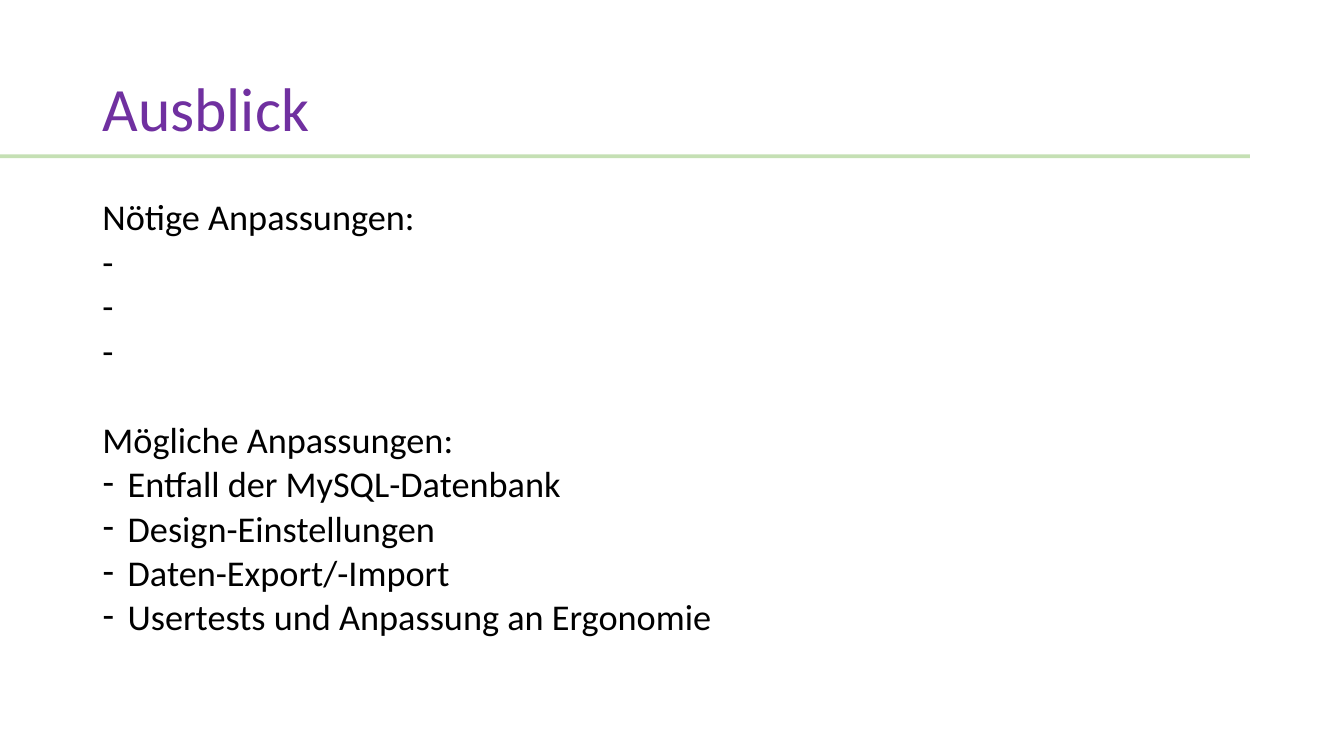
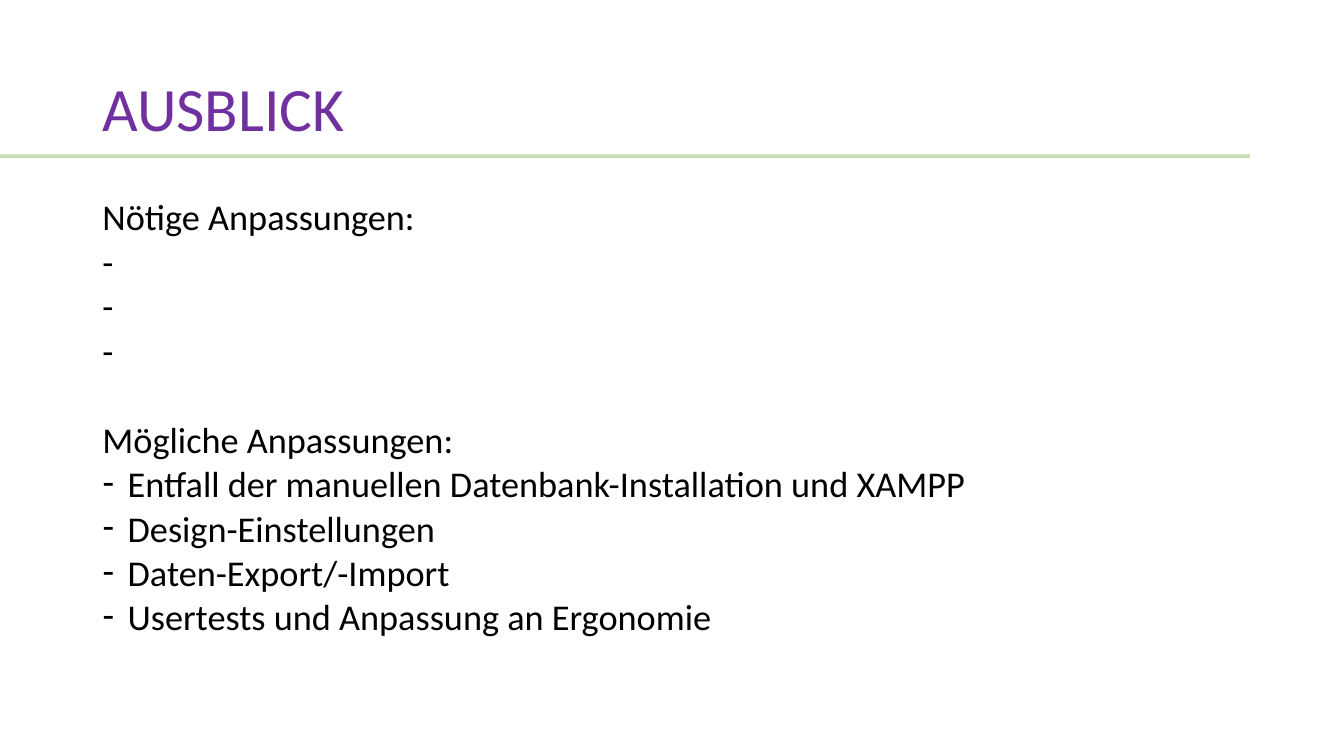
Before and after one commit to WI18C/Lernsoftware, a slide deck: slide 8 of Abschlusspräsentation.pptx (slide 12 before the commit). Drawn at 1344x756 pixels with LibreOffice and Linux fonts; fonts in the diff are those of the drawing. Boxes give left, top, right and bottom in pixels: in the first picture for what was removed or moved away, otherwise in the second. Text is boxed around its words. In the diff, an @@ line names an element or a change of style, - is before the commit and + after.

```diff
--- a/Abschlusspräsentation.pptx
+++ b/Abschlusspräsentation.pptx
@@ title at (x1=102, y1=91, x2=344, y2=132): text changed @@
-Ausblick
+AUSBLICK
@@ text at (x1=128, y1=471, x2=965, y2=498): text changed @@
-– Entfall der MySQL-Datenbank
+– Entfall der manuellen Datenbank-Installation und XAMPP
```
Also in this commit, not shown: 2 other slides changed, 3 slides added, 6 slides removed.
